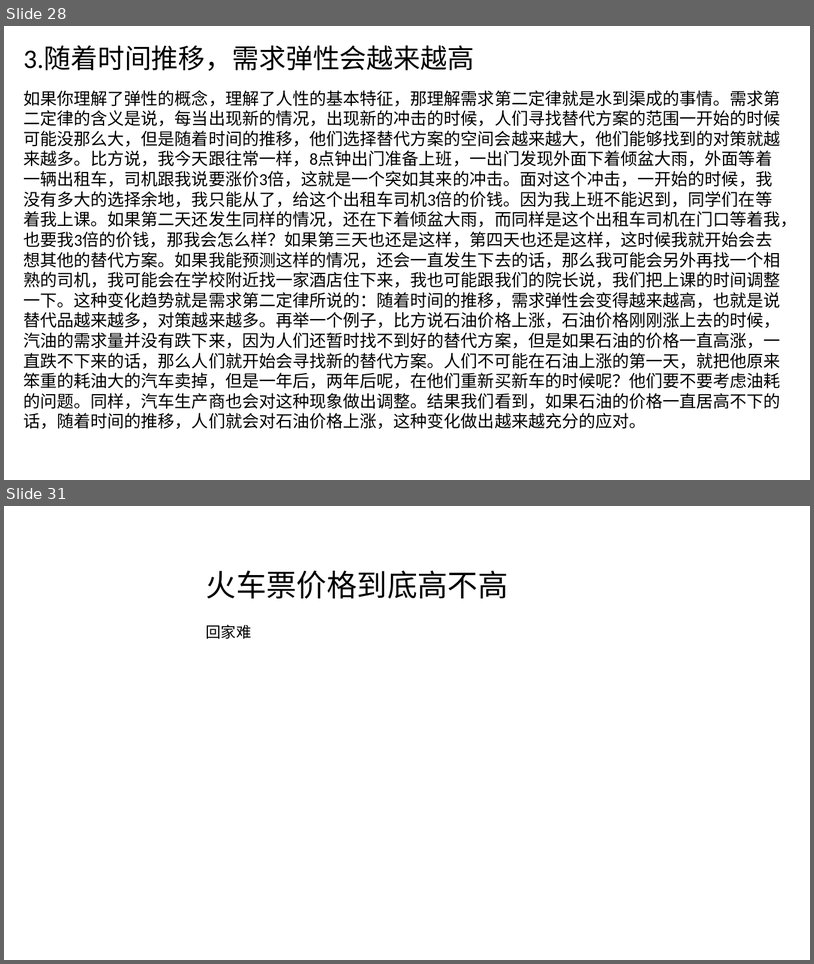
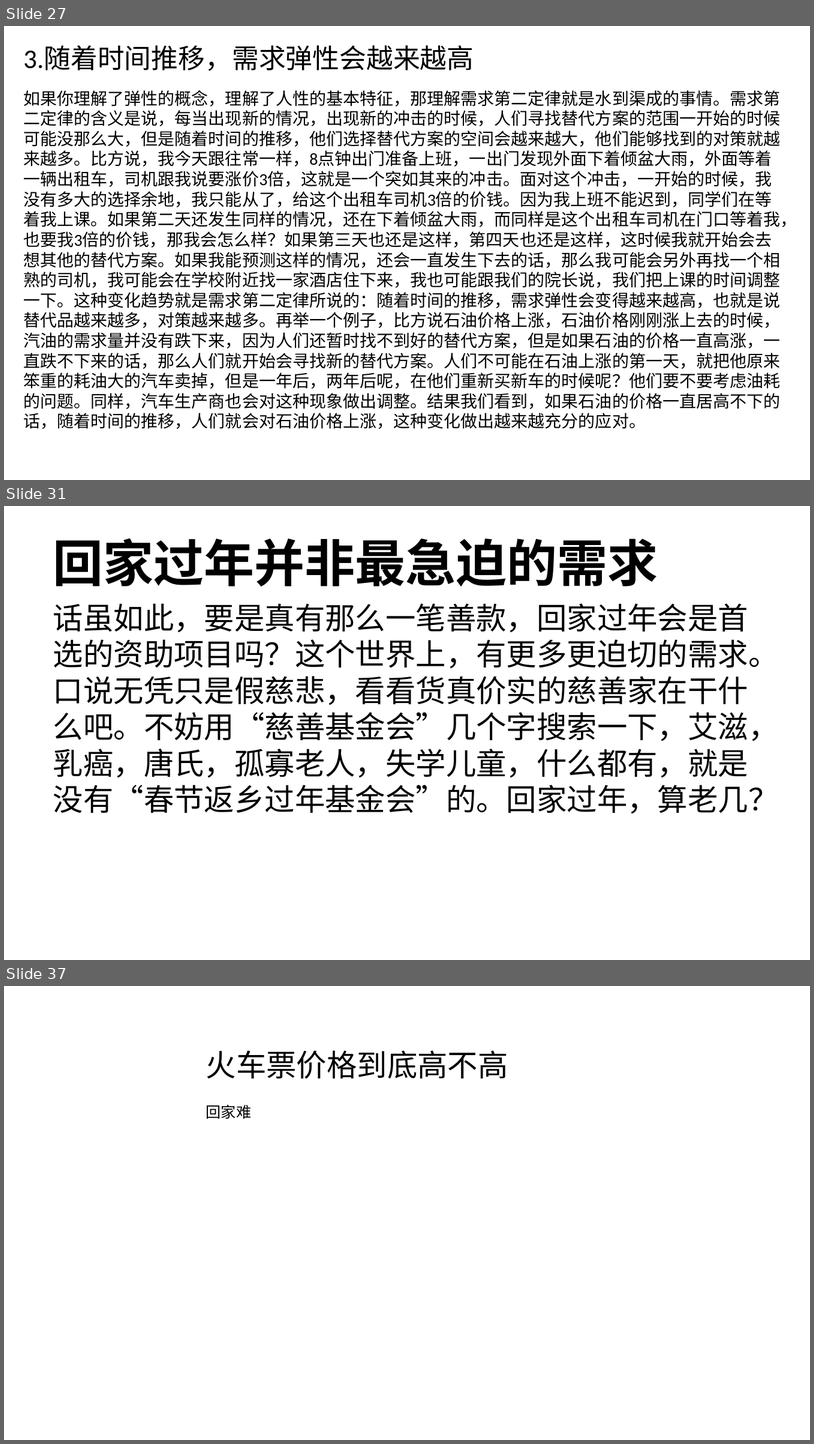
Before and after one commit to FredJiangFei/MyDocuments, a slide deck: 火车票/火车票.pptx. Shown one above the other, each under a label of ours: slides 28 and 31 before the commit, slides 27, 31 and 37 after it; the slides between them are not shown. The pictures are 814x964 and 814x1444 pixels, drawn with LibreOffice and Linux fonts; fonts in the diff are those of the drawing. Boxes give left, top, right and bottom in pixels: in the first picture for what was removed or moved away, otherwise in the second. Text is boxed around its words. In the diff, an @@ line names an element or a change of style, - is before the commit and + after.

```diff
--- a/火车票/火车票.pptx
+++ b/火车票/火车票.pptx
@@ slide 31 added at <box>4,506,810,960</box>, background #FFFFFF @@
@@ text added at <box>53,538,658,586</box>, 60 pt, text #000000, bold @@
+回家过年并非最急迫的需求
@@ text added at <box>53,603,779,813</box>, 36 pt, text #000000 @@
+话虽如此，要是真有那么一笔善款，回家过年会是首选的资助项目吗？这个世界上，有更多更迫切的需求。口说无凭只是假慈悲，看看货真价实的慈善家在干什么吧。不妨用“慈善基金会”几个字搜索一下，艾滋，乳癌，唐氏，孤寡老人，失学儿童，什么都有，就是没有“春节返乡过年基金会”的。回家过年，算老几？
@@ what was slide 28 is now slide 27 @@
@@ what was slide 31 is now slide 37 @@
```
Also in this commit, not shown: 3 slides changed, 6 other slides added, 2 slides removed, 1 other file.
